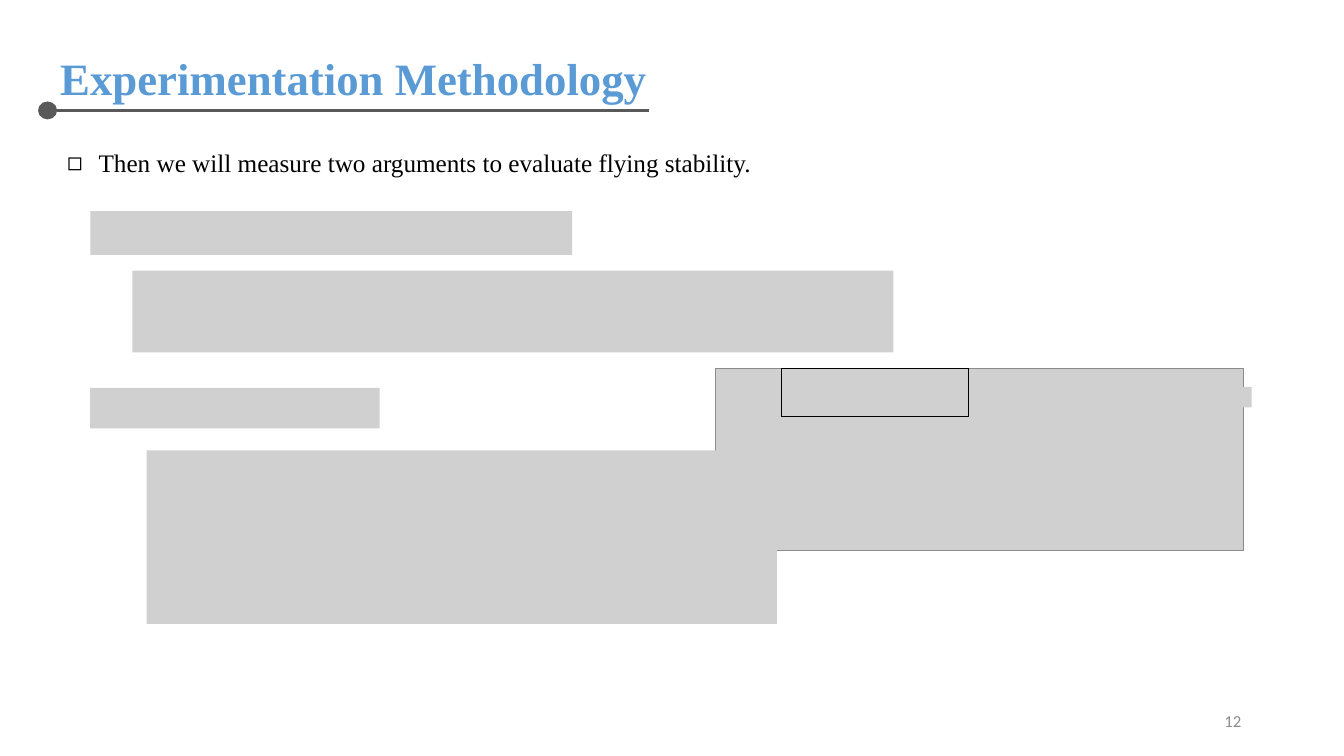
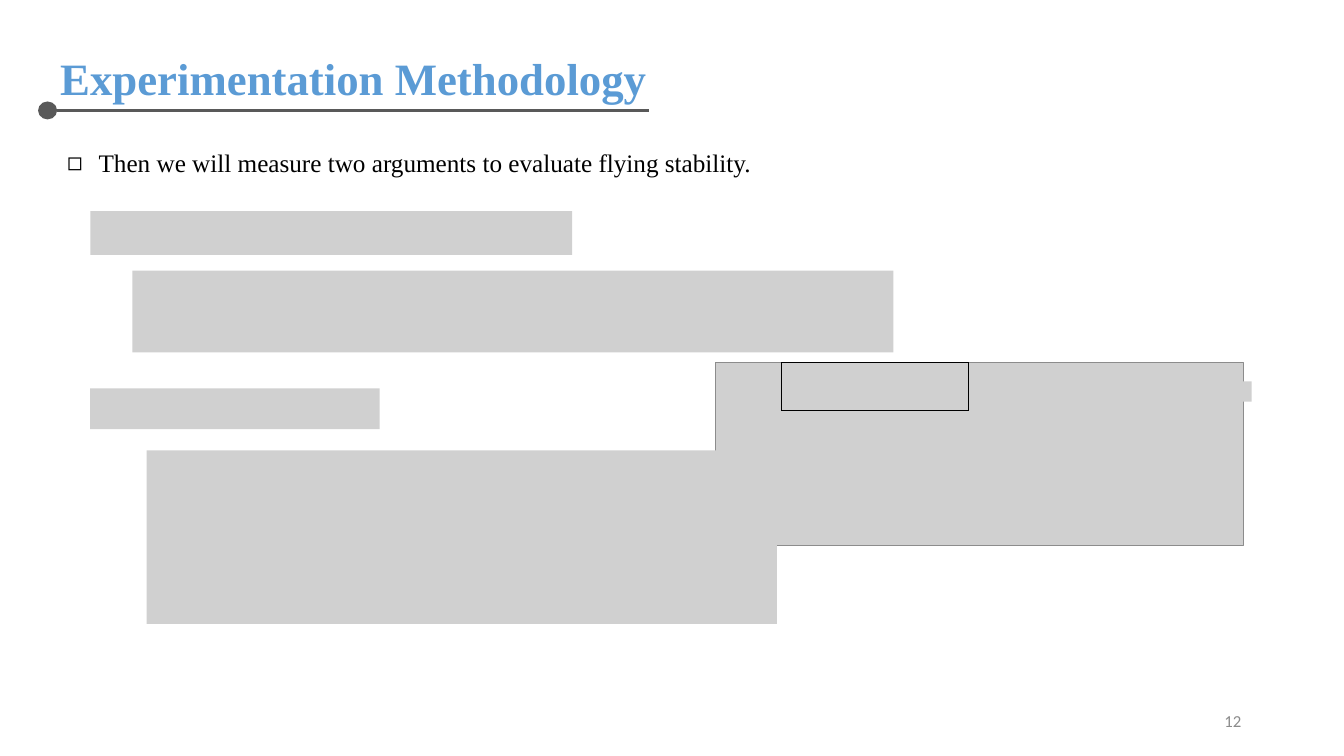
Before and after one commit to chris-nthu/communication, a slide deck: slide 12 of wireless_network/PaperReading/Report.pptx. Drawn at 1344x756 pixels with LibreOffice and Linux fonts; fonts in the diff are those of the drawing; grey boxes stand for pictures. Boxes give left, top, right and bottom in pixels: in the first picture for what was removed or moved away, otherwise in the second. Text is boxed around its words. In the diff, an @@ line names an element or a change of style, - is before the commit and + after.

```diff
--- a/wireless_network/PaperReading/Report.pptx
+++ b/wireless_network/PaperReading/Report.pptx
@@ 2 pictures, 1 rectangle: place and size @@
-2 pictures, 1 rectangle at [715, 368, 1252, 551]
+2 pictures, 1 rectangle at [715, 363, 1252, 545]
```
Also in this commit, not shown: 5 other slides changed, 6 slides added.
